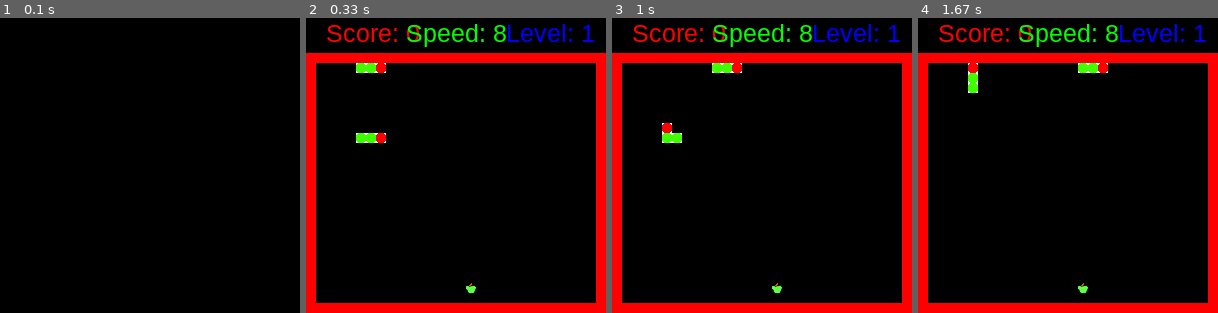
Above: before the commit, frames 1-4 (left to right).
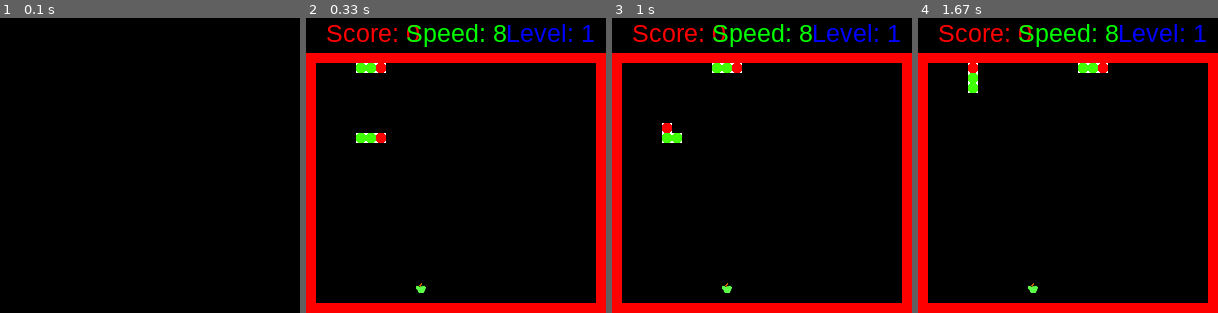
Above: after the commit, the same moments.

Repository: gitofson/python
Game: pygame game, started from w09_sockets/e_snake_4.py
Same seed, same stepped clock (60 frames per second), same inputs: the game is played once before the commit and once after it.
Inputs:
- Up to frame 1 (0.1 s): no input
- Up to frame 2 (0.33 s): no input
- Up to frame 3 (1 s): tap A at 0.33 s; tap W at 0.67 s
- Up to frame 4 (1.67 s): hold Up from 1.6 s (still down)

Frame 1 is identical in both runs. In frame 2, 0.2% of the frame differs, in the area x 36-57%, y 89-94%; in frame 3, 0.2%; in frame 4, 0.2%.

Commit message:
static 2 instances

Diff:
--- a/w09_sockets/e_snake_4.py
+++ b/w09_sockets/e_snake_4.py
@@ -32,17 +32,14 @@
             [[24,24], [25,24], [26,24]],
             [[13,12], [13,13], [13,14], [12,13], [14,13]]
         ]
-    # instance hráčú
-    snakes = []
-    # pozice jablka
-    apple_position = []
-    def __init__(self, y_init):
+
+    def __init__(self, app, y_init):
         # body = tělo hada, reprezentované seznamem bodů (n-tic) jednotlivých stavebních kamenů o šířce Snake.DOT_SIZE
         self._body = []
         # aktuální pohyb
         self._movement = Movement.RIGHT
 
-        Snake.respawn_apple()
+
         # hlava hada
         self._image_head = None
         # stav. kámen hada
@@ -52,8 +49,9 @@
         # Snake running
         self._running = True
         self._y_init = y_init
-
-        Snake.snakes.append(self)
+        self._app = app
+        self._app.respawn_apple()
+        self._app.snakes.append(self)
 
     def init_snake(self):
         for z in range(Snake.N_DOTS):
@@ -72,19 +70,19 @@
             head[1] -= Snake.DOT_SIZE
         if movement == Movement.DOWN:
             head[1] += Snake.DOT_SIZE
-        if head == Snake.apple_position:
+        if head == self._app.apple_position:
             self._body = [head] + self._body
-            Snake.respawn_apple()
-            App.speed += 0.5
-            if App.speed >= App.SPEED_LEVEL_LIMIT:
-                App.level += 1
-                App.play_music()
-                App.speed = 8
+            self._app.respawn_apple()
+            self._app.speed += 0.5
+            if self._app.speed >= App.SPEED_LEVEL_LIMIT:
+                self._app.level += 1
+                App.play_music(self._app.level)
+                self._app.speed = 8
         else:
             self._body = [head] + self._body[:-1]
     def is_collided(self):
         # možné body kolize sám se sebou a spoluhráči
-        bodies = Snake.get_bodies()
+        bodies = self._app.get_bodies()
         bodies.remove(self._body[0])
         # S koncem obrazovky
         if (self._body[0][0] == 0
@@ -96,29 +94,17 @@
             # s překážkami:
             or self._body[0] in map(
                 lambda p: [p[0] * Snake.DOT_SIZE, p[1] * Snake.DOT_SIZE],
-                sum(Snake.OBSTACLES[:App.level-1],[]))):
+                sum(Snake.OBSTACLES[:self._app.level-1],[]))):
 
             self._running = False
-    @staticmethod
-    def get_bodies():
-        bodies = []
-        for snake in Snake.snakes:
-            bodies += snake._body
-        return bodies
-    @staticmethod
-    def respawn_apple():
-
-        while True:
-            Snake.apple_position = [randrange(1,Snake.APPLE_MAX_POS-1)*Snake.DOT_SIZE,
-                                    randrange(int(App.SCORE_SCREEN_HEIGHT/Snake.DOT_SIZE + 1), Snake.APPLE_MAX_POS-1)*Snake.DOT_SIZE]
-            if Snake.apple_position not in Snake.get_bodies() and Snake.apple_position not in sum(Snake.OBSTACLES[:App.level-1],[]):
-                break
-    @staticmethod
-    def draw_obstacles(surface):
+
+
+
+    def draw_obstacles(self, surface):
         cnt = 0
         for obstacle in Snake.OBSTACLES:
             cnt += 1
-            if cnt == App.level:
+            if cnt == self._app.level:
                 break
             for p in obstacle:
                 pygame.draw.rect(surface, (0,0,255), pygame.Rect(
@@ -127,11 +113,11 @@
 
     def draw(self, surface):
         #draw apple
-        surface.blit(self._image_apple, Snake.apple_position)
+        surface.blit(self._image_apple, self._app.apple_position)
         #draw snake
         surface.blit(self._image_head, self._body[0])
         #draw obstacles
-        Snake.draw_obstacles(surface)
+        self.draw_obstacles(surface)
 
         for i in range(len(self._body) - 1):
             surface.blit(self._image_body, self._body[i + 1])
@@ -146,8 +132,7 @@
     B_HEIGHT = 300
     SCORE_SCREEN_HEIGHT = 40
     SPEED_LEVEL_LIMIT = 10
-    speed = 8
-    level = 1
+
     d_level_mid = {
         1: "../resources/tetris.mid",
         2: "../resources/mortal_kombat.mid",
@@ -156,19 +141,25 @@
     }
 
     @staticmethod
-    def play_music():
+    def play_music(level):
         pygame.mixer.music.stop()
-        pygame.mixer.music.load(App.d_level_mid.get(App.level))
+        pygame.mixer.music.load(App.d_level_mid.get(level))
         pygame.mixer.music.play()
 
     def __init__(self):
+        # instance hráčú
+        self.snakes = []
+        # pozice jablka
+        self.apple_position = []
+
         # hra neskončena
         self._running = True
         self._display_surf = None
-        self._snake = Snake(50)
-        self._snake2 = Snake(120)
+
         self.size = self.width, self.height = App.B_WIDTH, App.B_HEIGHT
         self._clock = None
+        self.speed = 8
+        self.level = 1
 
         # inicializace PyGame modulů
         pygame.init()
@@ -176,8 +167,23 @@
         self._display_surf = pygame.display.set_mode(self.size, pygame.HWSURFACE | pygame.DOUBLEBUF)
         self._running = True
         self._clock = pygame.time.Clock()
-        App.play_music()
-
+        self._snake = Snake(self, 50)
+        self._snake2 = Snake(self,120)
+        App.play_music(self.level)
+
+
+    def get_bodies(self):
+        bodies = []
+        for snake in self.snakes:
+            bodies += snake._body
+        return bodies
+
+    def respawn_apple(self):
+        while True:
+            self.apple_position = [randrange(1,Snake.APPLE_MAX_POS-1)*Snake.DOT_SIZE,
+                                    randrange(int(App.SCORE_SCREEN_HEIGHT/Snake.DOT_SIZE + 1), Snake.APPLE_MAX_POS-1)*Snake.DOT_SIZE]
+            if self.apple_position not in self.get_bodies() and self.apple_position not in sum(Snake.OBSTACLES[:self.level-1],[]):
+                break
     def on_input_focus(self):
         pass
     def on_key_down(self, event):
@@ -224,14 +230,14 @@
         render = font.render("Score: {}".format(self._snake.getScore()), 1, (255, 0, 0))
         self._display_surf.blit(render, (20, self.SCORE_SCREEN_HEIGHT/2 - render.get_height()/2))
 
-        render = font.render("Speed: {}".format(App.speed), 1, (0, 255, 0))
+        render = font.render("Speed: {}".format(self.speed), 1, (0, 255, 0))
         self._display_surf.blit(render, (100, self.SCORE_SCREEN_HEIGHT/2 - render.get_height()/2))
 
-        render = font.render("Level: {}".format(App.level), 1, (0, 0, 255))
+        render = font.render("Level: {}".format(self.level), 1, (0, 0, 255))
         self._display_surf.blit(render, (200, self.SCORE_SCREEN_HEIGHT/2 - render.get_height()/2))
 
     def on_loop(self):
-        self._clock.tick(App.speed)
+        self._clock.tick(self.speed)
         self._snake.pohyb(self._snake._movement)
         self._snake.is_collided()
         self._snake2.pohyb(self._snake2._movement)
